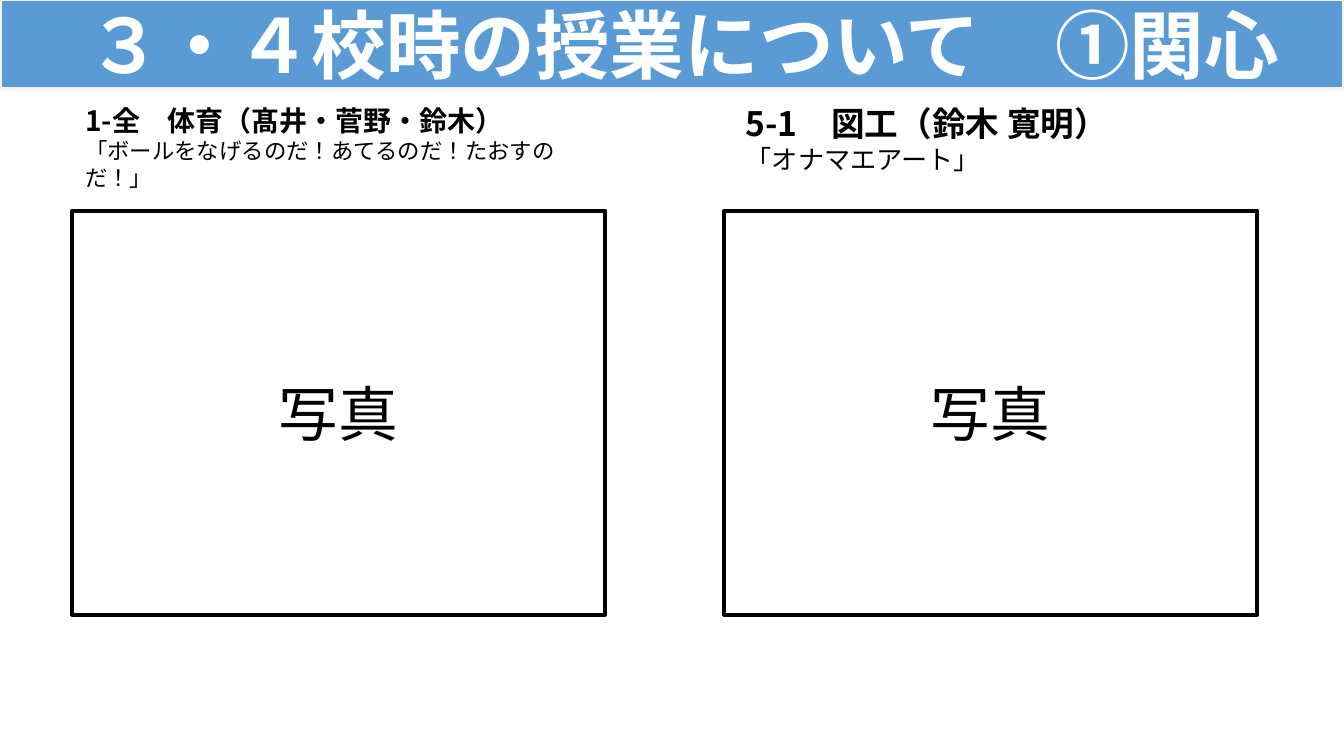
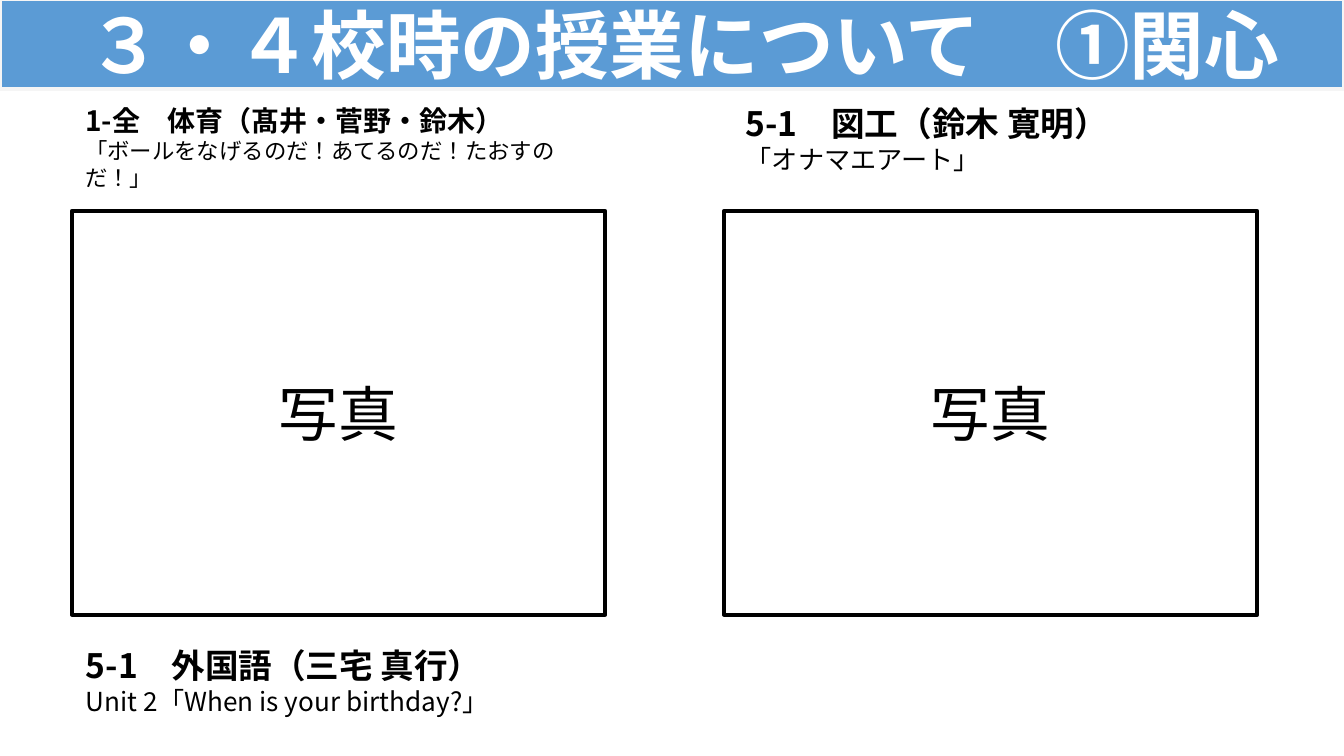
Before and after one commit to contynet730-star/con30, a slide deck: slide 7 of output/★指導課訪問★３・４校時指導助言資料（例）.pptx. Drawn at 1344x756 pixels with LibreOffice and Linux fonts; fonts in the diff are those of the drawing. Boxes give left, top, right and bottom in pixels: in the first picture for what was removed or moved away, otherwise in the second. Text is boxed around its words. In the diff, an @@ line names an element or a change of style, - is before the commit and + after.

```diff
--- a/output/★指導課訪問★３・４校時指導助言資料（例）.pptx
+++ b/output/★指導課訪問★３・４校時指導助言資料（例）.pptx
@@ text added at bbox=[86, 649, 489, 717], 14 pt, text #000000 @@
+5-1 外国語（三宅 真行）
+Unit 2「When is your birthday?」
```
Also in this commit, not shown: 2 slides added, 2 other files.
